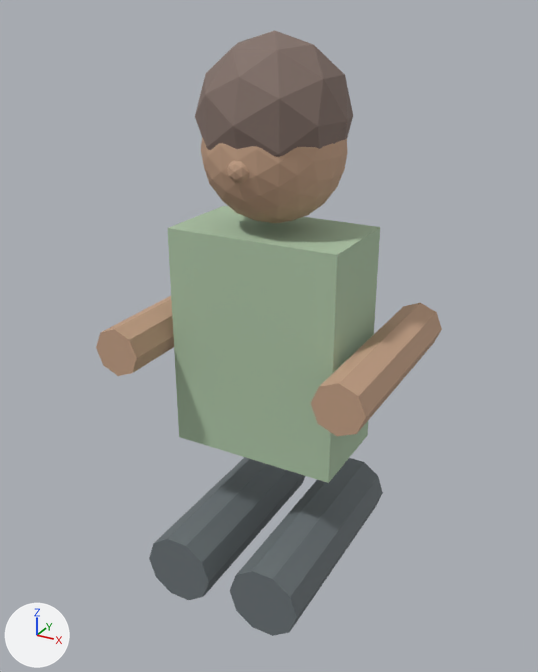
An edit to the glTF model public/builder-assets/openlife/sim_elder_athletic.glb, drawn before and after from the same camera.
Camera for both pictures: a 50 mm camera at (0.787, -1.455, 1.631) aimed at (-0.023, 0.018, 0.894). The axes (+X, +Y, +Z) are drawn at lower left. The lights are the same throughout. The first picture is the older version.

Script lines for the objects in view, before the commit:
```python
me_geometry_0 = bpy.data.meshes.new('geometry_0')
me_geometry_0.from_pydata(...)  # a 10-sided cylinder along y spanning x -0.21..-0.03, y -0.275..0.275, z 0.264..0.436
me_geometry_0.materials.append(mat_black)  # grey #6a7276
me_geometry_1 = bpy.data.meshes.new('geometry_1')
me_geometry_1.from_pydata(...)  # a 10-sided cylinder along y spanning x 0.03..0.21, y -0.275..0.275, z 0.264..0.436
me_geometry_1.materials.append(mat_black)  # grey #6a7276
me_geometry_3 = bpy.data.meshes.new('geometry_3')
me_geometry_3.from_pydata(...)  # an 8-sided cylinder along y spanning x -0.34..-0.22, y -0.25..0.25, z 0.84..0.96
me_geometry_3.materials.append(mat_skin2)  # beige #c4a085
me_geometry_4 = bpy.data.meshes.new('geometry_4')
me_geometry_4.from_pydata(...)  # an 8-sided cylinder along y spanning x 0.22..0.34, y -0.25..0.25, z 0.84..0.96
me_geometry_4.materials.append(mat_skin2)  # beige #c4a085
me_geometry_6 = bpy.data.meshes.new('geometry_6')
me_geometry_6.from_pydata(...)  # an icosphere of 80 faces spanning x -0.17..0.17, y -0.17..0.17, z 1.25..1.59
me_geometry_6.materials.append(mat_hair)  # brown #837169
ob_p000 = bpy.data.objects.new('p000', me_geometry_0)
ob_p000.location = (0.0, 0.0, 0.0)
ob_p001 = bpy.data.objects.new('p001', me_geometry_1)
ob_p001.location = (0.0, 0.0, 0.0)
ob_p003 = bpy.data.objects.new('p003', me_geometry_3)
ob_p003.location = (0.0, 0.0, 0.0)
ob_p004 = bpy.data.objects.new('p004', me_geometry_4)
ob_p004.location = (0.0, 0.0, 0.0)
ob_p006 = bpy.data.objects.new('p006', me_geometry_6)
ob_p006.location = (0.0, 0.0, 0.0)
# also in view: 'p002' at (0.0, 0.0, 0.9); 'p005' at (0.0, 0.0, 1.35)
```
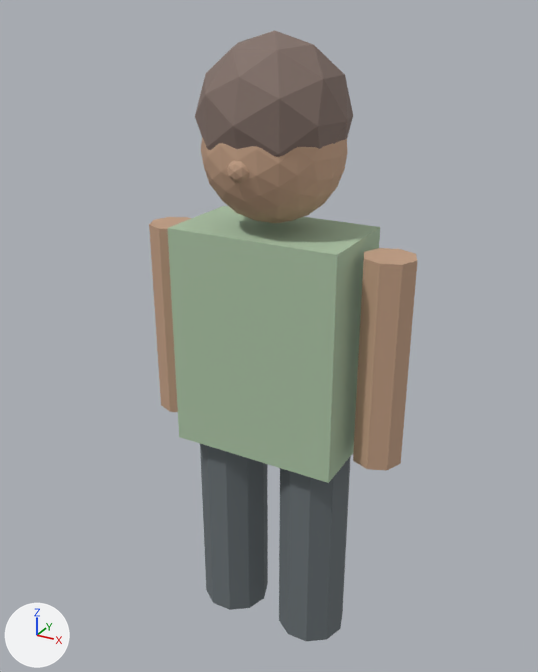
Changed parts and their boxes [x1, y1, x2, y2] in the pictures (538 x 672 px):
'p001', moved, turned: before [230, 458, 383, 636]; after [279, 456, 351, 641]
'p004', moved, turned: before [311, 303, 442, 436]; after [353, 248, 417, 470]
'p000', moved, turned: before [149, 457, 305, 600]; after [200, 444, 268, 610]
'p003', moved, turned: before [96, 296, 174, 376]; after [149, 217, 191, 412]

The change, as a diff of the scene's bpy script:
```diff
--- a/public/builder-assets/openlife/sim_elder_athletic.glb.py
+++ b/public/builder-assets/openlife/sim_elder_athletic.glb.py
@@ ob_p000 @@
 ob_p000 = bpy.data.objects.new('p000', me_geometry_0)
-ob_p000.location = (0.0, 0.0, 0.0)
+ob_p000.location = (0.0, 0.35, 0.35)
+ob_p000.rotation_euler = (1.571, 0.0, 0.0)  # degrees (90, 0, 0)
@@ ob_p001 @@
 ob_p001 = bpy.data.objects.new('p001', me_geometry_1)
-ob_p001.location = (0.0, 0.0, 0.0)
+ob_p001.location = (0.0, 0.35, 0.35)
+ob_p001.rotation_euler = (1.571, 0.0, 0.0)  # degrees (90, 0, 0)
@@ ob_p003 @@
 ob_p003 = bpy.data.objects.new('p003', me_geometry_3)
-ob_p003.location = (0.0, 0.0, 0.0)
+ob_p003.location = (0.0, 0.9, 0.9)
+ob_p003.rotation_euler = (1.571, 0.0, 0.0)  # degrees (90, 0, 0)
@@ ob_p004 @@
 ob_p004 = bpy.data.objects.new('p004', me_geometry_4)
-ob_p004.location = (0.0, 0.0, 0.0)
+ob_p004.location = (0.0, 0.9, 0.9)
+ob_p004.rotation_euler = (1.571, 0.0, 0.0)  # degrees (90, 0, 0)
```
